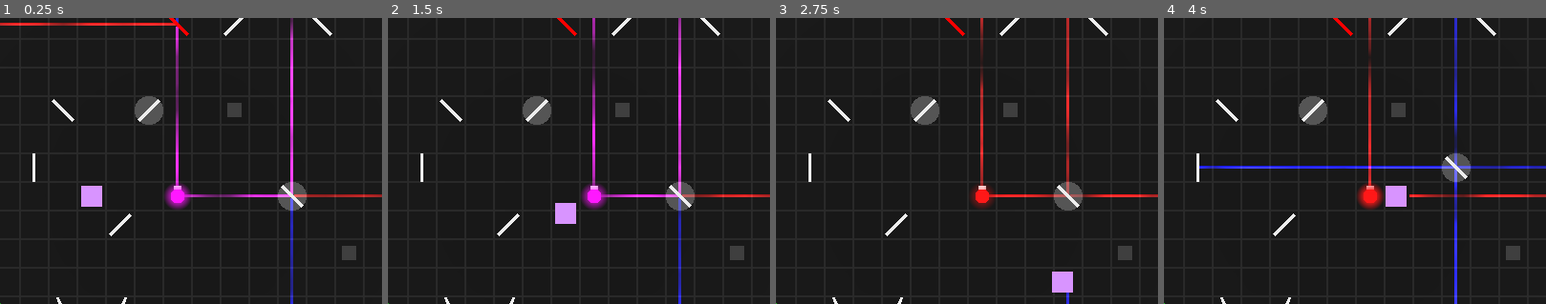
Above: before the commit, frames 1-4 (left to right).
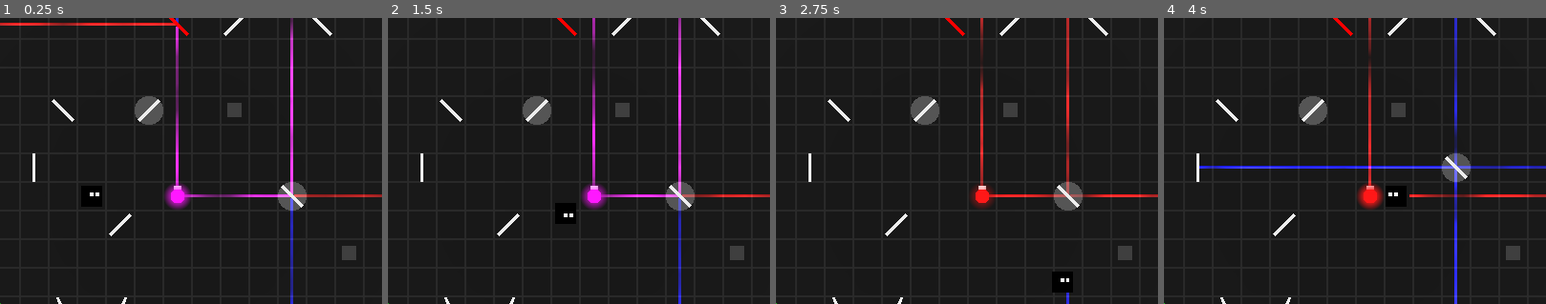
Above: after the commit, the same moments.

Repository: RiverApril/EnergyJam
Game: Godot game, scene res://levels/playground.tscn
Two runs of this game, one before a commit and one after it. Both use one fixed random seed, a clock stepped at 60 frames per second and the inputs below.
Inputs (mouse positions are % of the whole screen's width and height, from its top left):
- Up to frame 1 (0.25 s): no input
- Up to frame 2 (1.5 s): tap Enter at 0.5 s; move the mouse to (72, 45) at 0.52 s; hold D (Right) 0.53-1.28 s; tap Z (Undo) at 0.6, 1.35 s; move the mouse to (30, 55) at 1.27 s; hold S (Down) from 1.28 s (still down)
- Up to frame 3 (2.75 s): move the mouse to (60, 28) at 2.02 s; release S (Down) at 2.03 s; hold D (Right) from 2.03 s (still down); tap Z (Undo) at 2.1 s
- Up to frame 4 (4 s): move the mouse to (45, 70) at 2.77 s; release D (Right) at 2.78 s; hold W (Up) 2.78-3.53 s; tap Z (Undo) at 2.85, 3.6 s; move the mouse to (80, 65) at 3.52 s; hold A (Left) from 3.53 s (still down)
The pictures show only the part of the screen within x 27-77%, y 19-69%; the shares and areas given below are measured in that part.

The runs differ from the first frame. In frame 1, 0.4% of the frame differs, in the area x 21-27%, y 58-66%; in frame 2, 0.4%; in frame 3, 0.4%; in frame 4, 0.4%.

Commit message:
add music and player sprite

Diff:
--- a/objects/player.tscn
+++ b/objects/player.tscn
@@ -1,8 +1,9 @@
-[gd_scene load_steps=6 format=3 uid="uid://wdtsu7b21k3j"]
+[gd_scene load_steps=7 format=3 uid="uid://wdtsu7b21k3j"]
 
 [ext_resource type="Script" path="res://scripts/player.gd" id="1_1y18p"]
 [ext_resource type="Material" uid="uid://d0dq33ntoi6lg" path="res://materials/player_material.tres" id="1_5f8n1"]
 [ext_resource type="Script" path="res://scripts/movable.gd" id="2_x2xp8"]
+[ext_resource type="Texture2D" uid="uid://b10wlou0jvuc" path="res://textures/player.png" id="4_ruqeq"]
 
 [sub_resource type="BoxMesh" id="BoxMesh_uwu1i"]
 material = ExtResource("1_5f8n1")
@@ -20,6 +21,16 @@
 [node name="CollisionShape3D" type="CollisionShape3D" parent="."]
 shape = SubResource("BoxShape3D_tnels")
 
-[node name="Player" type="Node" parent="." node_paths=PackedStringArray("movable")]
+[node name="Sprite3D" type="Sprite3D" parent="."]
+transform = Transform3D(1, 0, 0, 0, 1, 0, 0, 0, 1, 0, 1, 0)
+pixel_size = 0.0625
+axis = 1
+texture_filter = 0
+texture = ExtResource("4_ruqeq")
+hframes = 2
+vframes = 3
+
+[node name="Player" type="Node" parent="." node_paths=PackedStringArray("movable", "sprite")]
 script = ExtResource("1_1y18p")
 movable = NodePath("..")
+sprite = NodePath("../Sprite3D")
--- a/objects/world_nodes.tscn
+++ b/objects/world_nodes.tscn
@@ -1,7 +1,8 @@
-[gd_scene load_steps=8 format=3 uid="uid://buxx8bxc0y6a8"]
+[gd_scene load_steps=9 format=3 uid="uid://buxx8bxc0y6a8"]
 
 [ext_resource type="Texture2D" uid="uid://bqjdlry475jdq" path="res://textures/bg.png" id="1_nlcip"]
 [ext_resource type="Script" path="res://scripts/level_control.gd" id="2_ssoik"]
+[ext_resource type="AudioStream" uid="uid://dlekgj7h38q7r" path="res://sounds/OpticsIdea.mp3" id="3_mfm6i"]
 
 [sub_resource type="ProceduralSkyMaterial" id="ProceduralSkyMaterial_jq2it"]
 sky_top_color = Color(0.655778, 0.765712, 1, 1)
@@ -47,3 +48,8 @@
 [node name="LevelControl" type="Node" parent="."]
 script = ExtResource("2_ssoik")
 levels = [NodePath("")]
+
+[node name="AudioStreamPlayer" type="AudioStreamPlayer" parent="."]
+stream = ExtResource("3_mfm6i")
+autoplay = true
+parameters/looping = true
--- a/scripts/player.gd
+++ b/scripts/player.gd
@@ -1,6 +1,7 @@
 extends Node
 
 @export var movable: Movable
+@export var sprite: Sprite3D
 
 func _ready() -> void:
 	movable.ran_into_something_signal.connect(on_ran_into_something_signal)
@@ -17,5 +18,16 @@
 
 	var input_direction = Input.get_vector("Left", "Right", "Up", "Down")
 
+	if input_direction.x > 0:
+		sprite.frame = 0
+	elif input_direction.x < 0:
+		sprite.frame = 1
+	elif input_direction.y < 0:
+		sprite.frame = 2 + sprite.frame%2
+	elif input_direction.y > 0:
+		sprite.frame = 4 + sprite.frame%2
+	else:
+		sprite.frame = sprite.frame%2
+
 	if movable.push(Vector3(input_direction.x, 0, input_direction.y)):
 		HistoryBuffer.start_new_state()
Not shown, added: sounds/OpticsIdea.mp3.import
Binary file added: textures/player.png
Not shown, added: textures/player.png.import
Not shown, added: sounds/OpticsIdea.mp3
